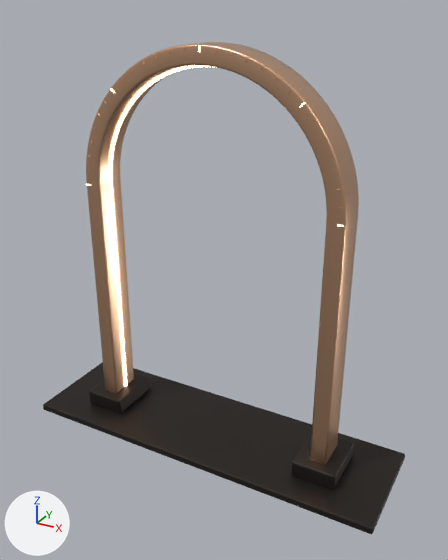
Before and after pictures for a commit that changed the glTF model assets/worlds/gateway.glb.
Camera for both pictures: a 50 mm camera at (2.65, -4.6, 3.84) aimed at (0.14, -0.02, 1.55). Arrows for +X, +Y and +Z are at lower left; the lights stay in place. The picture after the commit comes second. Where no turn or scale is listed for an object, it has been applied to the vertices. Vertices at exactly the same position are counted once.

The first picture shows 'GatewayFrame', 'GatewayPlinth', 'GatewaySeam'.
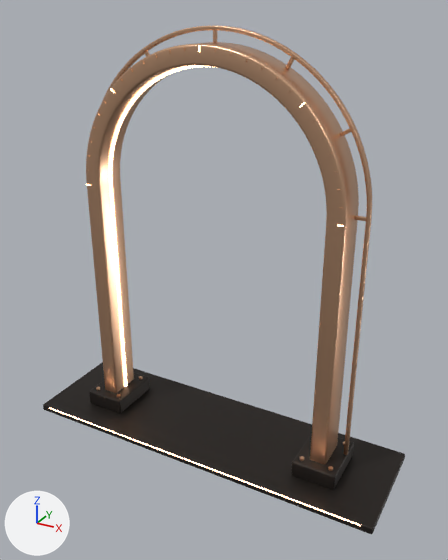
Location of each change, [x1, y1, x2, y2] in pixels of the pictures (448 x 560 px):
'GatewayFrame', reshaped
    before: [86, 42, 359, 464]
    after: [86, 25, 372, 471]
part 1 of me_frame_001, added
    after: [213, 30, 217, 43]
part 2 of me_frame_001, added
    after: [286, 57, 295, 69]
part 3 of me_frame_001, added
    after: [340, 128, 351, 136]
part 4 of me_frame_001, added
    after: [355, 216, 366, 221]
part 5 of me_frame_001, added
    after: [103, 25, 372, 455]
part 6 of me_step, added
    after: [49, 407, 361, 526]

The edits, one by one:
me_frame_001 is used by ob_gatewayframe; location (0.0, 0.0, 0.0).
me_frame_001 had 2440 vertices, 4760 faces and spanned x -1.28..1.28, y -0.18..0.17, z 0.0..3.58.
me_frame_001 now has 3808 vertices, 7432 faces and spans x -1.41..1.41, y -0.22..0.22, z 0.0..3.71.
me_frame_001 part 1: the loose piece of 56 vertices spanning x 0.0, y -0.18..-0.17, z 3.52..3.57 is copied, and the copy is scaled about its middle by (3, 2.4, 2.16), then moved by (0.0, 0.25, 0.09), in mat_copper_001 (beige #e7b895); it spans x -0.01..0.01, y 0.06..0.09, z 3.58..3.69.
me_frame_001 part 2: the loose piece of 56 vertices spanning x 0.65..0.67, y -0.18..-0.17, z 3.34..3.37 is copied, and the copy is scaled about its middle by (3.63, 2.4, 4.05), then moved by (0.01, 0.25, 0.1); it spans x 0.63..0.71, y 0.06..0.09, z 3.4..3.51.
me_frame_001 part 3: the loose piece of 56 vertices spanning x 1.04..1.07, y -0.18..-0.17, z 2.95..2.97 is copied, and the copy is scaled about its middle by (4.05, 2.4, 3.63), then moved by (0.1, 0.25, 0.01); it spans x 1.1..1.21, y 0.06..0.09, z 2.93..3.01.
me_frame_001 part 4: the loose piece of 56 vertices spanning x 1.22..1.27, y -0.18..-0.17, z 2.3..2.31 is copied, and the copy is scaled about its middle by (2.16, 2.4, 3), then moved by (0.09, 0.25, 0.0), in mat_copper_001 (beige #e7b895); it spans x 1.28..1.39, y 0.06..0.09, z 2.29..2.32.
me_frame_001 part 5: a new loose piece of 816 vertices spanning x -1.41..1.41, y 0.05..0.11, z 0.0..3.71, in mat_copper_001 (beige #e7b895).
Other edits to the shape of me_frame_001 do not show in these pictures.
me_step is used by ob_gatewayplinth; location (0.0, 0.0, -0.195).
me_step had 168 vertices, 324 faces and spanned x -1.85..1.85, y -0.55..0.55, z -0.04..0.2.
me_step now has 224 vertices, 432 faces and spans x -1.85..1.85, y -0.56..0.55, z -0.04..0.2.
me_step part 6: the loose piece of 56 vertices spanning x -1.85..1.85, y -0.55..0.55, z -0.04..0.04 is copied, and the copy is scaled about its middle by (0.948, 0.00893, 0.0993), then moved by (0.0, -0.56, 0.03), in mat_glow_001 (black #000000, glowing beige #ffd4aa); it spans x -1.75..1.75, y -0.56..-0.55, z 0.03.
me_step gains material mat_glow_001 (black #000000, glowing beige #ffd4aa).
